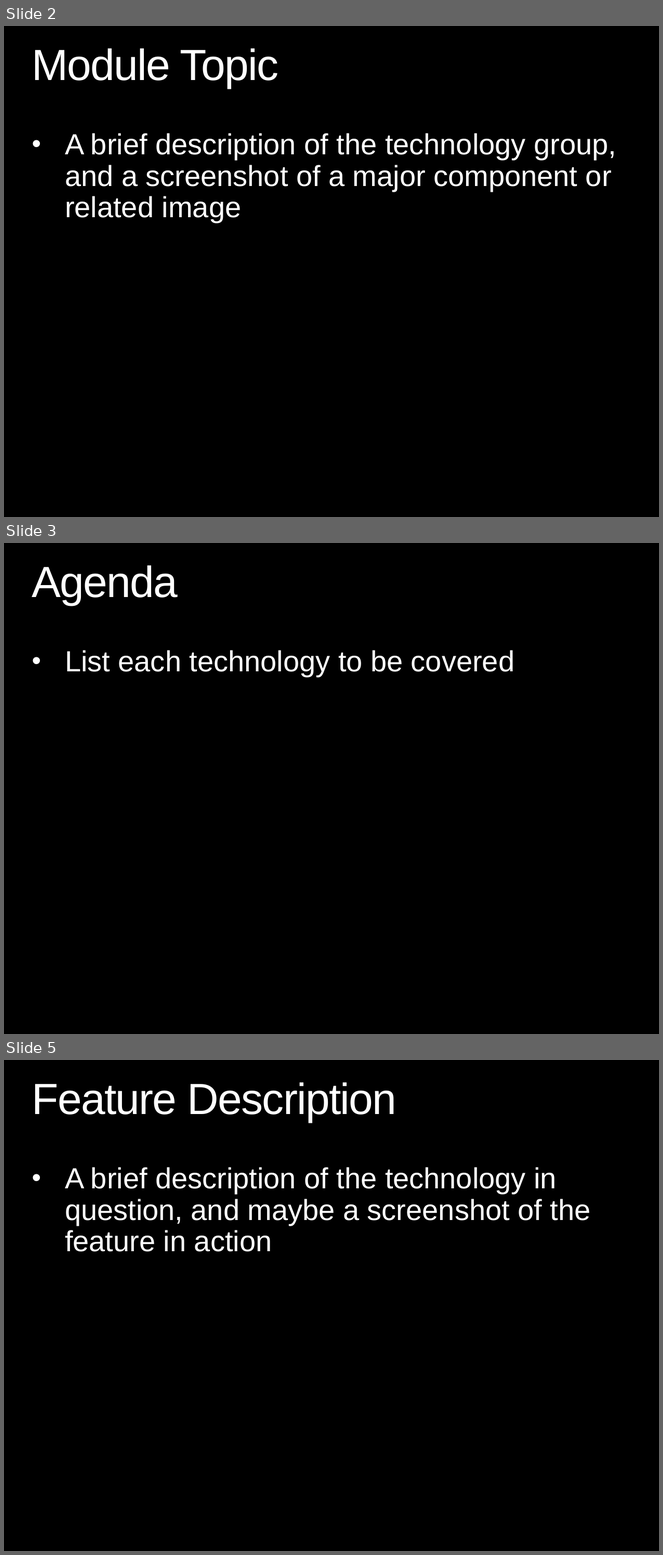
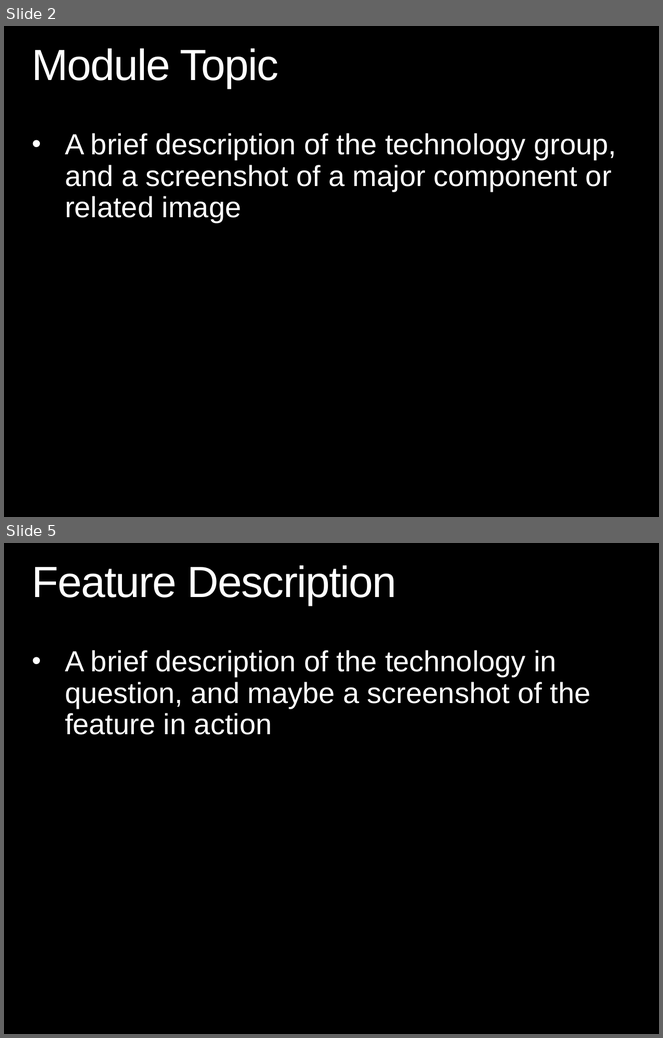
Before and after one commit to theClarkSell/HTML5-Compiler, a slide deck: ModuleTemplate.pptx. Shown one above the other, each under a label of ours: slides 2, 3 and 5 before the commit, slides 2 and 5 after it; the slides between them are not shown. The pictures are 663x1555 and 663x1038 pixels, drawn with LibreOffice and Linux fonts; fonts in the diff are those of the drawing; background and template pictures are left out. Boxes give left, top, right and bottom in pixels: in the first picture for what was removed or moved away, otherwise in the second. Text is boxed around its words. In the diff, an @@ line names an element or a change of style, - is before the commit and + after.

```diff
--- a/ModuleTemplate.pptx
+++ b/ModuleTemplate.pptx
@@ slide 3 removed at bbox=[4, 543, 659, 1034], background picture (left out) @@
@@ title removed at bbox=[32, 565, 178, 605] @@
-Agenda
@@ text removed at bbox=[65, 650, 515, 677] @@
-• List each technology to be covered
```
Also in this commit, not shown: 2 slides added, 1 other slide removed, 1 other file.
